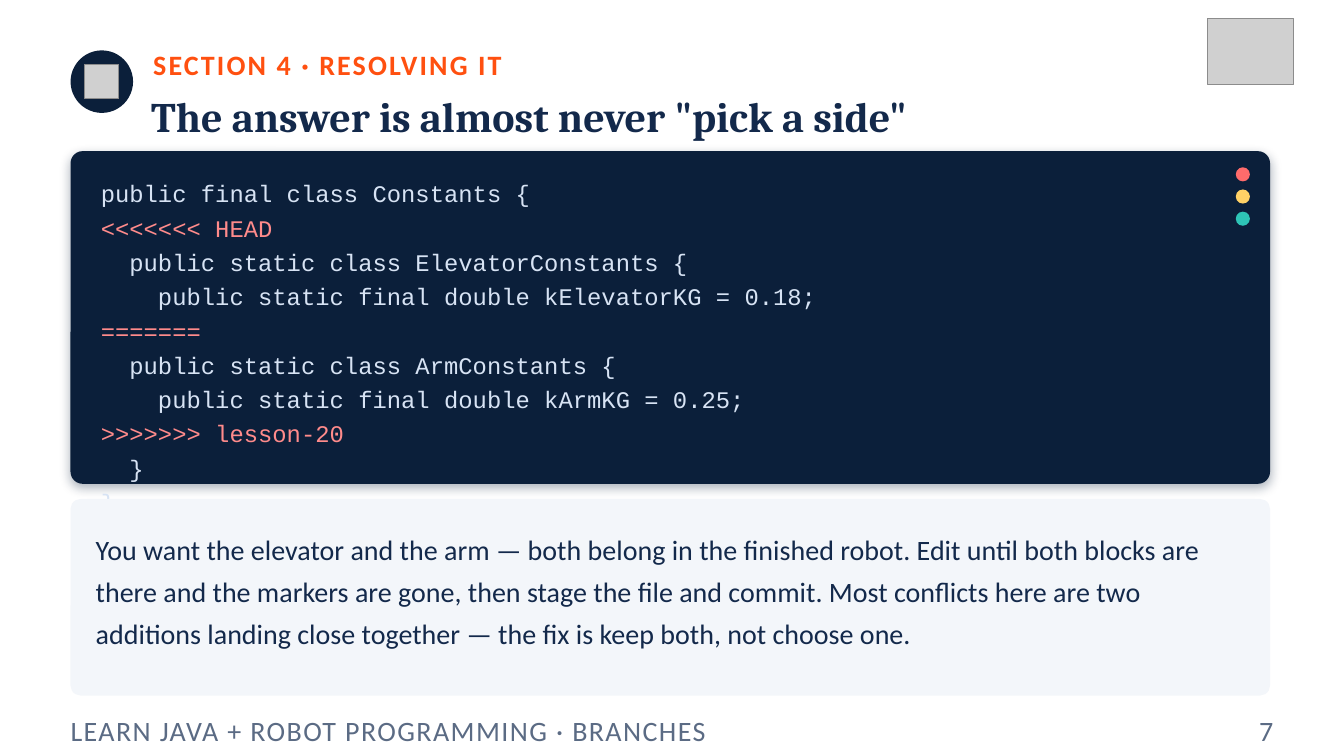
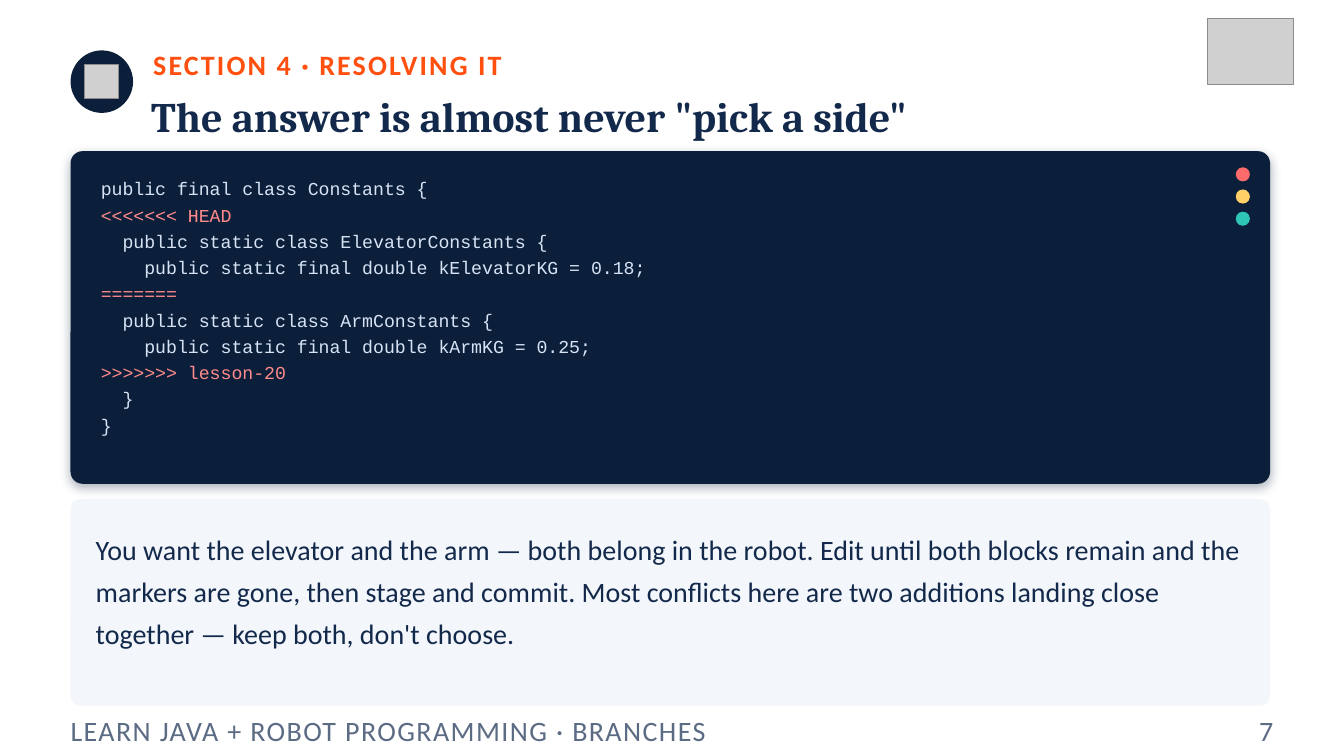
Before and after one commit to FRC5010/BasicRobotLessons, a slide deck: slide 7 of docs/presentations/v3/aside-git-branching.pptx. Drawn at 1344x756 pixels with LibreOffice and Linux fonts; fonts in the diff are those of the drawing; grey boxes stand for pictures. Boxes give left, top, right and bottom in pixels: in the first picture for what was removed or moved away, otherwise in the second. Text is boxed around its words. In the diff, an @@ line names an element or a change of style, - is before the commit and + after.

```diff
--- a/docs/presentations/v3/aside-git-branching.pptx
+++ b/docs/presentations/v3/aside-git-branching.pptx
@@ text "public final class Constants {" at (x1=101, y1=183, x2=645, y2=379): size 17 to 13 pt @@
@@ rounded rectangle resized from (x1=71, y1=499, x2=1270, y2=696) to (x1=71, y1=499, x2=1270, y2=706) @@
@@ rounded rectangle at (x1=71, y1=499, x2=1270, y2=706): proportions changed @@
@@ text at (x1=96, y1=540, x2=1239, y2=649): text changed @@
-You want the elevator and the arm — both belong in the finished robot. Edit until both blocks are there and the markers are gone, then stage the file and commit. Most conflicts here are two additions landing close together — the fix is keep both, not choose one.
+You want the elevator and the arm — both belong in the robot. Edit until both blocks remain and the markers are gone, then stage and commit. Most conflicts here are two additions landing close together — keep both, don't choose.
```
Also in this commit, not shown: 8 other slides changed, 8 other files.
